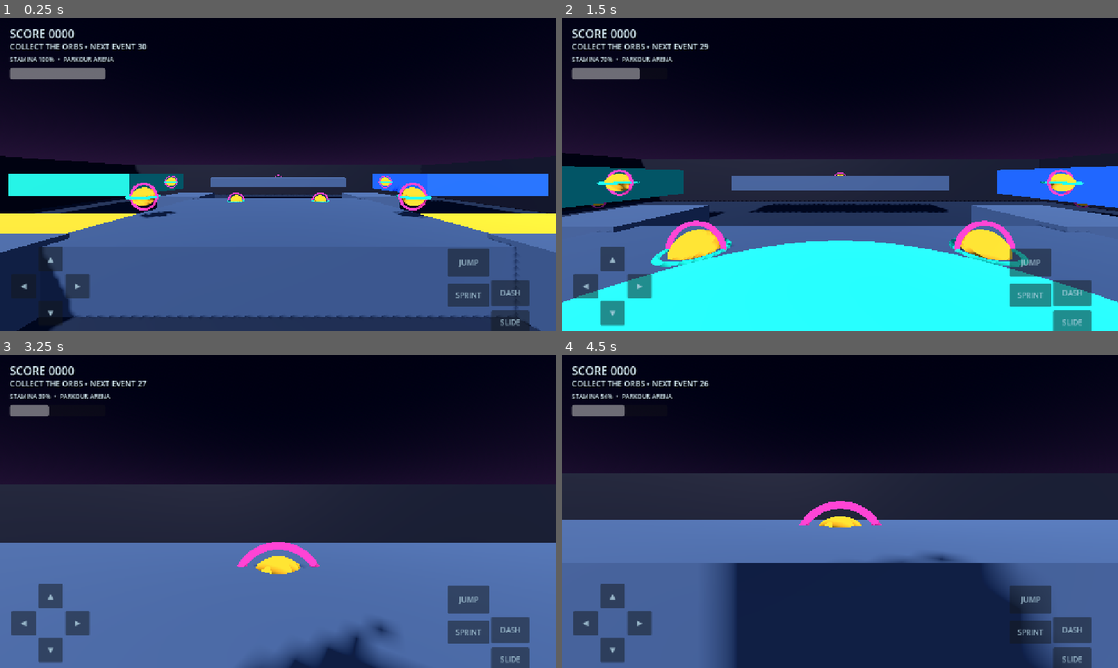
Above: before the commit, frames 1-4 (two rows, left to right).
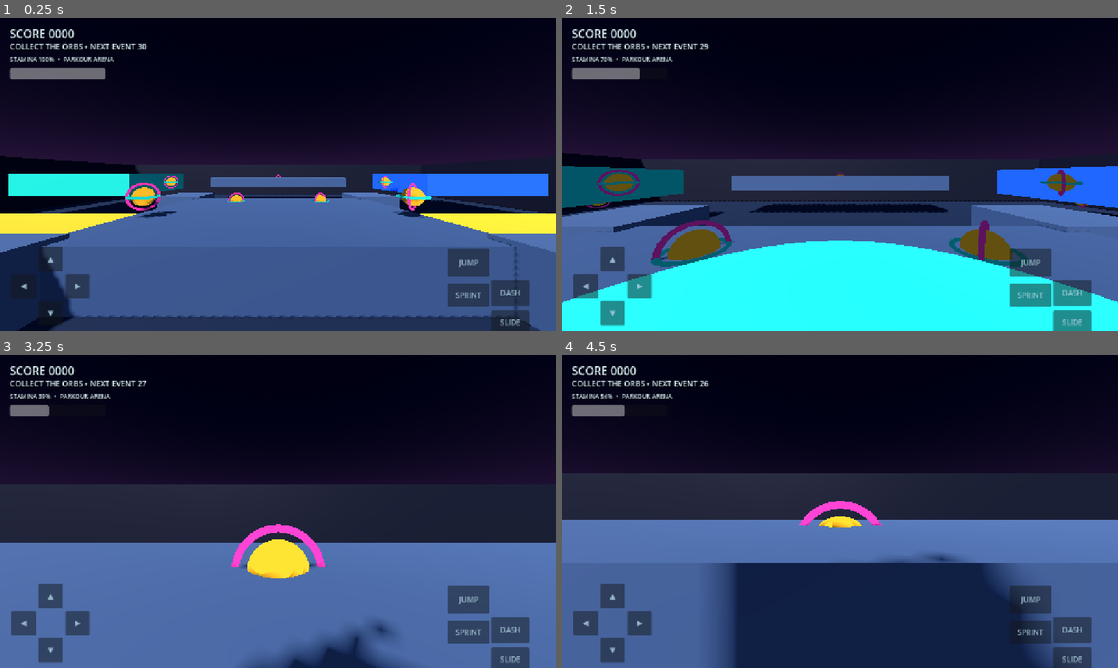
Above: after the commit, the same moments.

Repository: cemilocaq-star/Game
Game: Godot game, scene res://main.tscn
Two runs of this game, one before a commit and one after it. Both use one fixed random seed, a clock stepped at 60 frames per second and the inputs below.
Inputs (mouse positions are in pixels of both pictures, inside the frame that each line leads up to):
- Up to frame 1 (0.25 s): no input
- Up to frame 2 (1.5 s): tap Enter at 0.5 s; move the mouse to (867, 174) at 0.52 s; hold W (move_forward) from 0.53 s (still down); tap Q (dash) at 0.6 s; tap Space (jump) at 0.77 s; move the mouse to (812, 174) at 1.27 s; tap Ctrl (slide) at 1.35 s
- Up to frame 3 (3.25 s): keep holding W (move_forward); tap Space (jump) at 1.52, 3.02 s; move the mouse to (289, 505) at 2.02 s; hold Shift (sprint) 2.03-2.78 s; move the mouse to (272, 517) at 2.77 s; tap Q (dash) at 2.85 s
- Up to frame 4 (4.5 s): keep holding W (move_forward); move the mouse to (878, 514) at 3.52 s; tap Ctrl (slide) at 3.6 s; tap Space (jump) at 3.77 s; move the mouse to (795, 508) at 4.27 s; tap Shift (sprint) at 4.35 s

The runs differ from the first frame. In frame 1, 0.9% of the frame differs, in the area x 22-77%, y 50-64%; in frame 2, 3.4%, in the area x 4-95%, y 48-80%; in frame 3, 1.5%; in frame 4, less than 0.1%.

Commit message:
Expand parkour gameplay and round flow

Diff:
--- a/scripts/main.gd
+++ b/scripts/main.gd
@@ -17,6 +17,7 @@
 var orb_spawns: Array[Vector3] = []
 var rng := RandomNumberGenerator.new()
 var hud_layer: CanvasLayer
+var _round_finished := false
 
 const EVENT_NAMES := {
 	"DUCK_PARADE": "DUCK PARADE!",
@@ -37,7 +38,13 @@
 	_update_hud()
 
 func _process(delta: float) -> void:
+	if _round_finished:
+		return
 	round_left = maxf(0.0, round_left - delta)
+	if round_left <= 0.0:
+		_finish_round()
+		_update_hud()
+		return
 	if active_event.is_empty():
 		event_clock -= delta
 		if event_clock <= 0.0:
@@ -165,6 +172,11 @@
 		mesh_node.mesh = mesh
 		visual = mesh_node
 	area.add_child(visual)
+	var bob := create_tween()
+	bob.set_loops()
+	bob.tween_property(visual, "rotation:y", TAU, 2.4)
+	bob.tween_property(visual, "position:y", 0.22, 0.65)
+	bob.tween_property(visual, "position:y", 0.0, 0.65)
 	area.body_entered.connect(_on_orb_body_entered.bind(area, index))
 	add_child(area)
 
@@ -178,7 +190,8 @@
 	await get_tree().create_timer(8.0).timeout
 	if is_instance_valid(orb):
 		orb.queue_free()
-	_spawn_orb(index)
+	if not _round_finished:
+		_spawn_orb(index)
 
 func _start_random_event() -> void:
 	var choices: Array[String] = ["DUCK_PARADE", "PINK_SKY", "GOLDEN_ORB_RUSH", "CONFETTI_STORM", "LOW_GRAVITY"]
@@ -286,6 +299,72 @@
 	button.button_up.connect(func(): Input.action_release(action))
 	button.tree_exiting.connect(func(): Input.action_release(action))
 
+
+func _finish_round() -> void:
+	if _round_finished:
+		return
+	_round_finished = true
+	if is_instance_valid(player):
+		player.set_physics_process(false)
+		player.set_process_unhandled_input(false)
+
+	var overlay := ColorRect.new()
+	overlay.name = "RoundFinishedOverlay"
+	overlay.color = Color(0.015, 0.025, 0.055, 0.88)
+	overlay.set_anchors_and_offsets_preset(Control.PRESET_FULL_RECT)
+	overlay.mouse_filter = Control.MOUSE_FILTER_STOP
+	hud_layer.add_child(overlay)
+
+	var center := CenterContainer.new()
+	center.set_anchors_and_offsets_preset(Control.PRESET_FULL_RECT)
+	overlay.add_child(center)
+
+	var panel := PanelContainer.new()
+	panel.custom_minimum_size = Vector2(440, 250)
+	var panel_style := StyleBoxFlat.new()
+	panel_style.bg_color = Color(0.045, 0.085, 0.14, 1.0)
+	panel_style.border_color = Color(0.12, 0.78, 0.68, 1.0)
+	panel_style.set_border_width_all(2)
+	panel_style.set_corner_radius_all(16)
+	panel_style.content_margin_left = 28
+	panel_style.content_margin_right = 28
+	panel_style.content_margin_top = 24
+	panel_style.content_margin_bottom = 24
+	panel.add_theme_stylebox_override("panel", panel_style)
+	center.add_child(panel)
+
+	var column := VBoxContainer.new()
+	column.alignment = BoxContainer.ALIGNMENT_CENTER
+	column.add_theme_constant_override("separation", 16)
+	panel.add_child(column)
+
+	var title := Label.new()
+	title.text = "ROUND COMPLETE"
+	title.horizontal_alignment = HORIZONTAL_ALIGNMENT_CENTER
+	title.add_theme_font_size_override("font_size", 30)
+	title.add_theme_color_override("font_color", Color(0.45, 1.0, 0.86))
+	column.add_child(title)
+
+	var result := Label.new()
+	result.text = "FINAL SCORE  %04d" % player.score
+	result.horizontal_alignment = HORIZONTAL_ALIGNMENT_CENTER
+	result.add_theme_font_size_override("font_size", 23)
+	result.add_theme_color_override("font_color", Color(0.92, 0.97, 1.0))
+	column.add_child(result)
+
+	var hint := Label.new()
+	hint.text = "Nice run! Try again and beat your score."
+	hint.horizontal_alignment = HORIZONTAL_ALIGNMENT_CENTER
+	hint.add_theme_color_override("font_color", Color(0.68, 0.78, 0.88))
+	column.add_child(hint)
+
+	var restart := Button.new()
+	restart.text = "PLAY AGAIN"
+	restart.custom_minimum_size = Vector2(180, 48)
+	restart.size_flags_horizontal = Control.SIZE_SHRINK_CENTER
+	restart.pressed.connect(func(): get_tree().reload_current_scene())
+	column.add_child(restart)
+
 func _on_collected(_points: int) -> void:
 	_update_hud()
 
Not shown, changed: docs/MIGRATION_AUDIT_AZ.md
